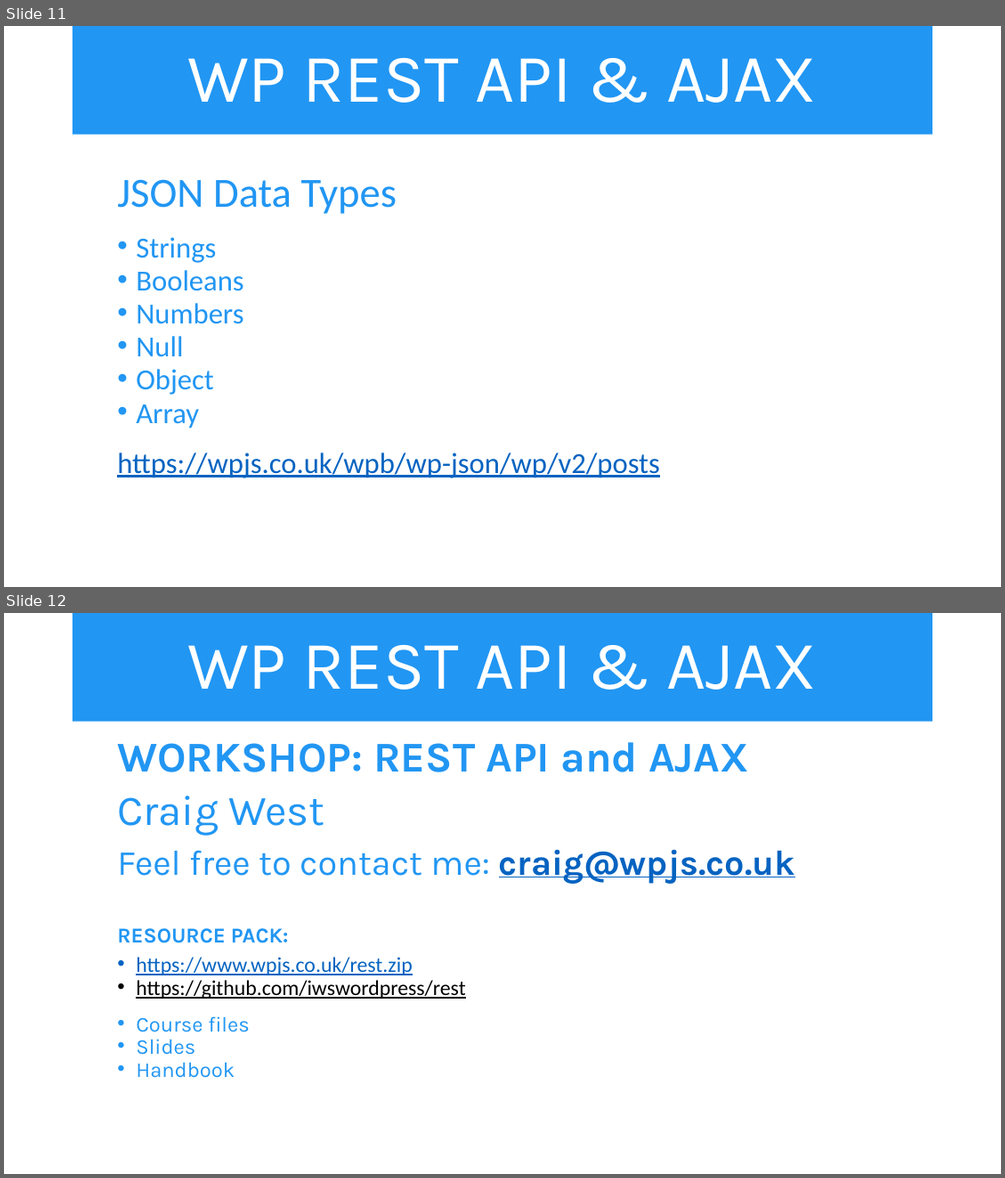
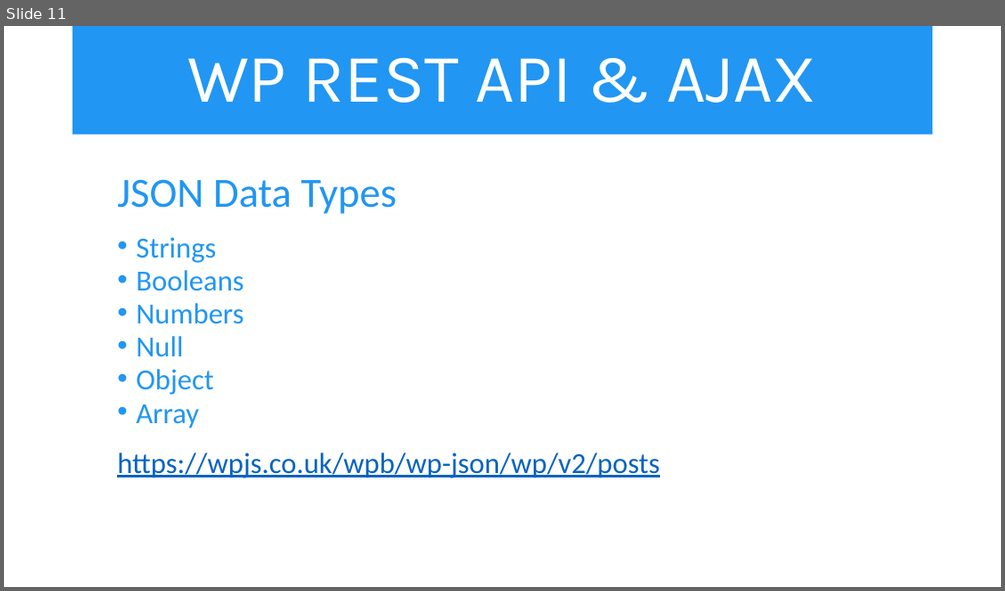
Before and after one commit to iwswordpress/rest, a slide deck: rest-api-workshop.pptx. Shown one above the other, each under a label of ours: slides 11 and 12 before the commit, slide 11 after it. The pictures are 1005x1178 and 1005x591 pixels, drawn with LibreOffice and Linux fonts; fonts in the diff are those of the drawing. Boxes give left, top, right and bottom in pixels: in the first picture for what was removed or moved away, otherwise in the second. Text is boxed around its words. In the diff, an @@ line names an element or a change of style, - is before the commit and + after.

```diff
--- a/rest-api-workshop.pptx
+++ b/rest-api-workshop.pptx
@@ slide 12 removed at [4, 613, 1001, 1174], background #FFFFFF @@
@@ title removed at [73, 613, 933, 722] @@
-WP REST API & AJAX
@@ text removed at [117, 742, 795, 1078] @@
-  WORKSHOP: REST API and AJAX
-  Craig West
-  Feel free to contact me: craig@wpjs.co.uk
-  RESOURCE PACK:
-  • https://www.wpjs.co.uk/rest.zip
-  • https://github.com/iwswordpress/rest
-  • Course files
-  • Slides
-  • Handbook
```
Also in this commit, not shown: 1 slide changed, 22 other files.
